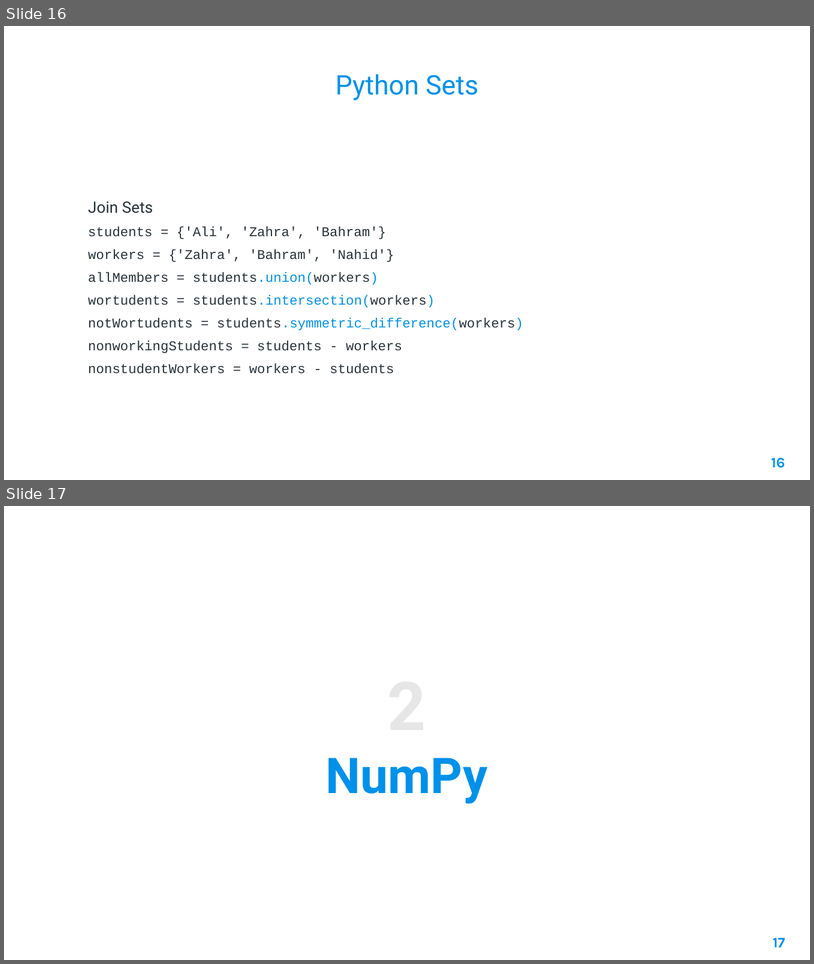
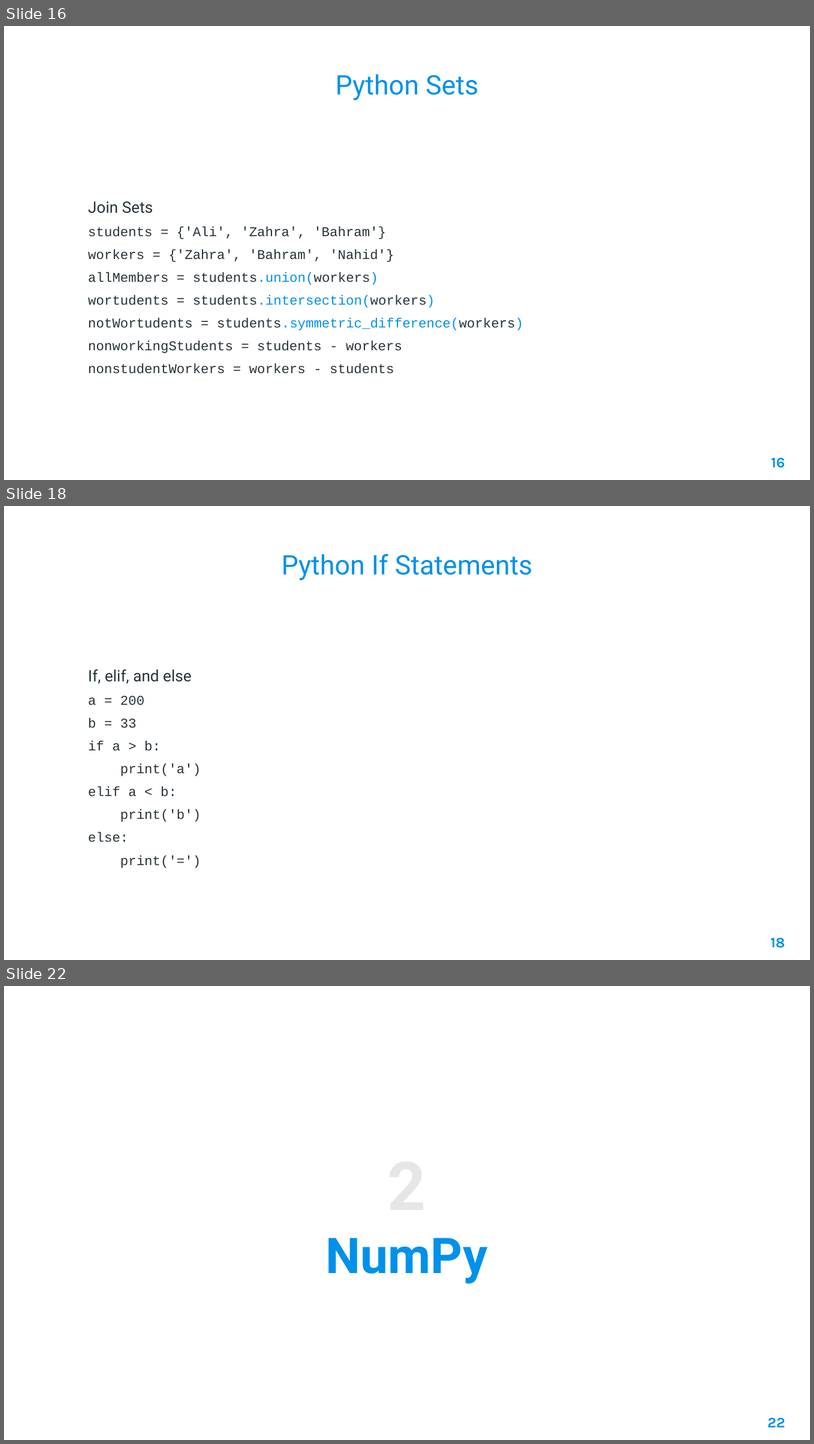
Before and after one commit to AleeRezaa/learn-python, a slide deck: Python.pptx. Shown one above the other, each under a label of ours: slides 16 and 17 before the commit, slides 16, 18 and 22 after it; the slides between them are not shown. The pictures are 814x964 and 814x1444 pixels, drawn with LibreOffice and Linux fonts; fonts in the diff are those of the drawing; background and template pictures are left out. Boxes give left, top, right and bottom in pixels: in the first picture for what was removed or moved away, otherwise in the second. Text is boxed around its words. In the diff, an @@ line names an element or a change of style, - is before the commit and + after.

Commit message:
add if statements and while loops

```diff
--- a/Python.pptx
+++ b/Python.pptx
@@ slide 18 added at [4,506,810,960], background picture (left out) @@
@@ title added at [282,554,533,580], 24 pt, text #0091EA @@
+Python If Statements
@@ text added at [88,669,201,868], 12 pt, text #263238 @@
+If, elif, and else
+a = 200
+b = 33
+if a > b:
+print('a')
+elif a < b:
+print('b')
+else:
+print('=')
@@ page number added at [771,937,785,948], 13 pt, text #0091EA, bold @@
+18
@@ what was slide 17 is now slide 22 @@
@@ page number at [768,1417,785,1427]: text changed @@
-17
+22
```
Also in this commit, not shown: 3 slides changed, 4 other slides added.
